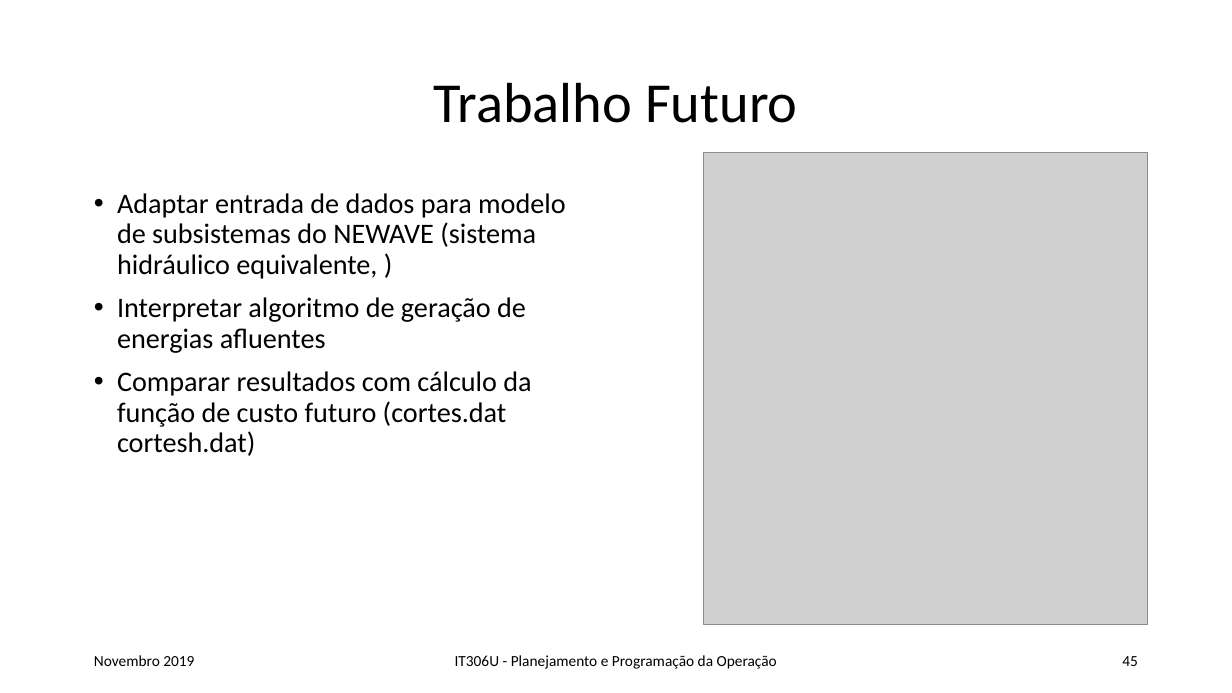
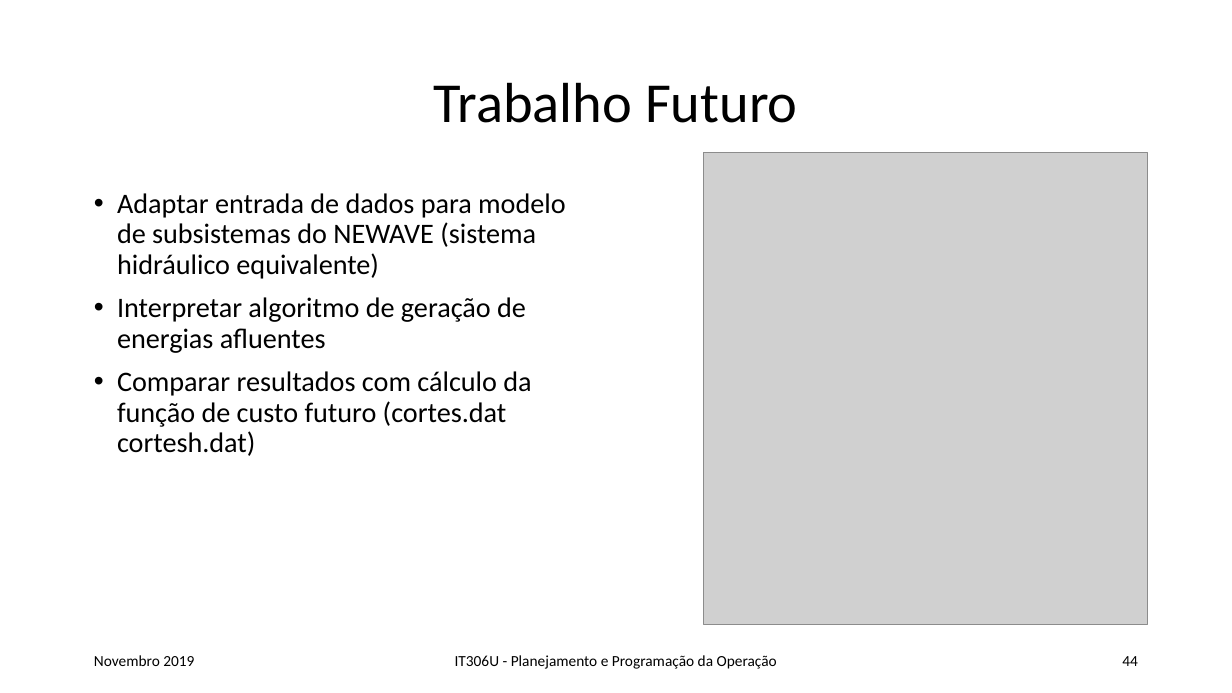
Before and after one commit to 1217720084/dynamic-programming-hydrothermal-scheduling, a slide deck: slide 44 of Rel_slides_rev1.pptx (slide 45 before the commit). Drawn at 1232x693 pixels with LibreOffice and Linux fonts; fonts in the diff are those of the drawing; grey boxes stand for pictures. Boxes give left, top, right and bottom in pixels: in the first picture for what was removed or moved away, otherwise in the second. Text is boxed around its words. In the diff, an @@ line names an element or a change of style, - is before the commit and + after.

Commit message:
update

```diff
--- a/Rel_slides_rev1.pptx
+++ b/Rel_slides_rev1.pptx
@@ text at bbox=[117, 193, 566, 279]: text changed @@
-• Adaptar entrada de dados para modelo de subsistemas do NEWAVE (sistema hidráulico equivalente, )
+• Adaptar entrada de dados para modelo de subsistemas do NEWAVE (sistema hidráulico equivalente)
@@ page number at bbox=[1122, 656, 1138, 666]: text changed @@
-45
+44
```
Also in this commit, not shown: 1 other slide changed, 1 slide added, 1 slide removed.
